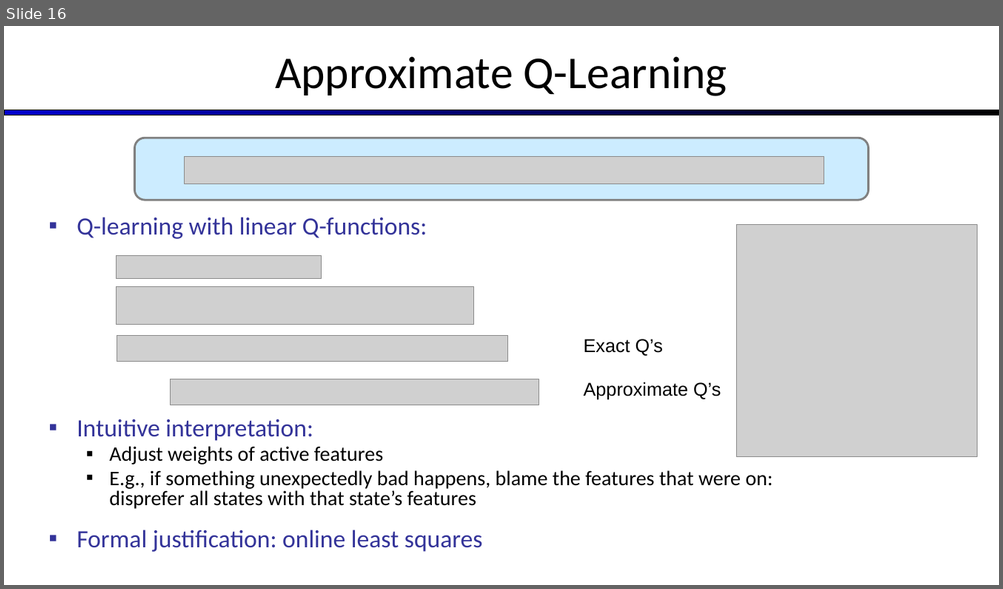
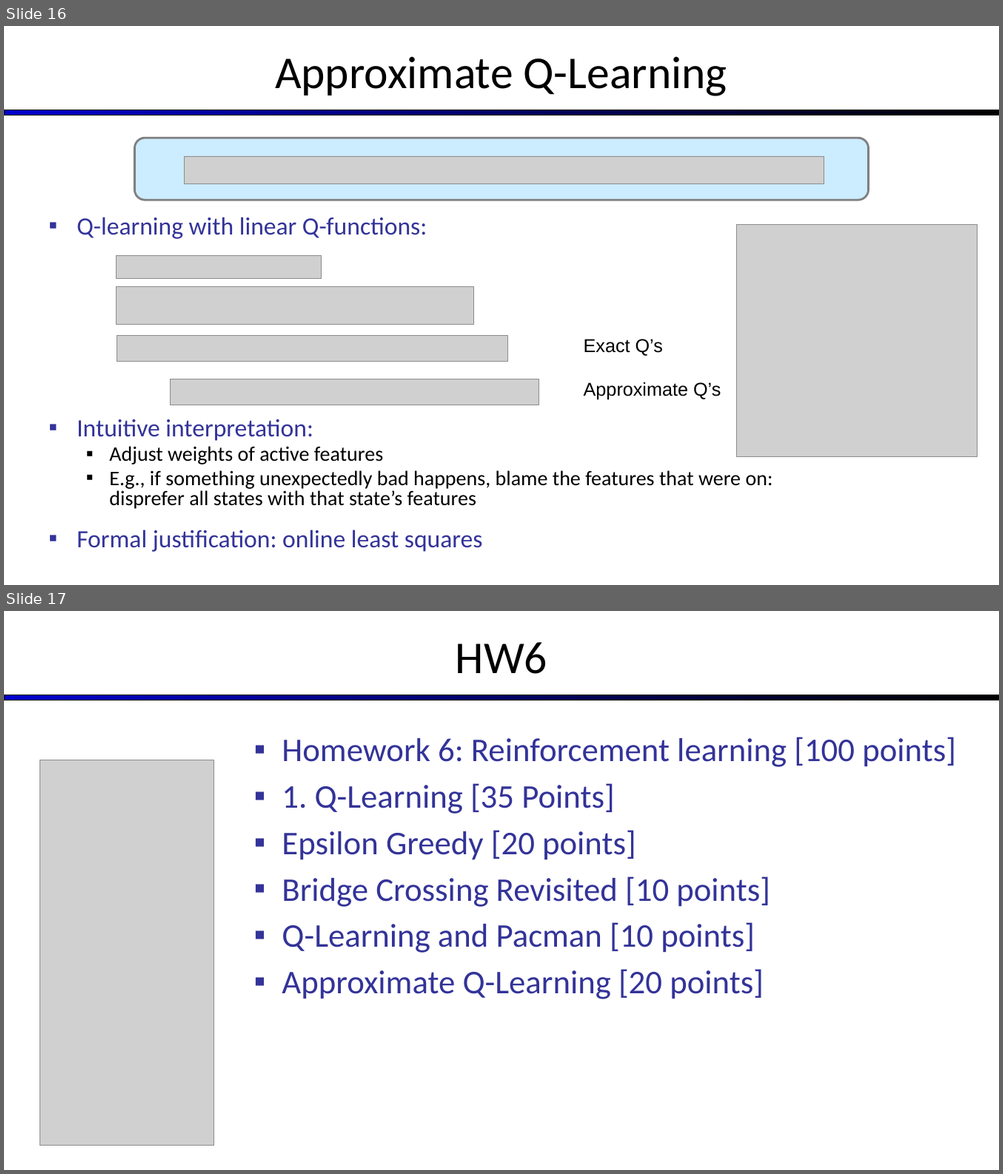
Before and after one commit to artificial-intelligence-class/artificial-intelligence-class.github.io, a slide deck: assets/slides/05-Reinforcement-Learning-part-2.pptx. Shown one above the other, each under a label of ours: slide 16 before the commit, slides 16 and 17 after it. The pictures are 1003x589 and 1003x1174 pixels, drawn with LibreOffice and Linux fonts; fonts in the diff are those of the drawing; grey boxes stand for pictures. Boxes give left, top, right and bottom in pixels: in the first picture for what was removed or moved away, otherwise in the second. Text is boxed around its words. In the diff, an @@ line names an element or a change of style, - is before the commit and + after.

```diff
--- a/assets/slides/05-Reinforcement-Learning-part-2.pptx
+++ b/assets/slides/05-Reinforcement-Learning-part-2.pptx
@@ slide 17 added at [4,611,999,1170], background #FFFFFF; not listed: 1 template element that a slide beside it also shows @@
@@ title added at [455,642,547,674], 44 pt, text #000000 @@
+HW6
@@ text added at [282,737,956,999], 32 pt, text #333399 @@
+▪ Homework 6: Reinforcement learning [100 points]
+▪ 1. Q-Learning [35 Points]
+▪ Epsilon Greedy [20 points]
+▪ Bridge Crossing Revisited [10 points]
+▪ Q-Learning and Pacman [10 points]
+▪ Approximate Q-Learning [20 points]
@@ picture added at [40,760,214,1146] @@
```
Also in this commit, not shown: 1 slide changed.
